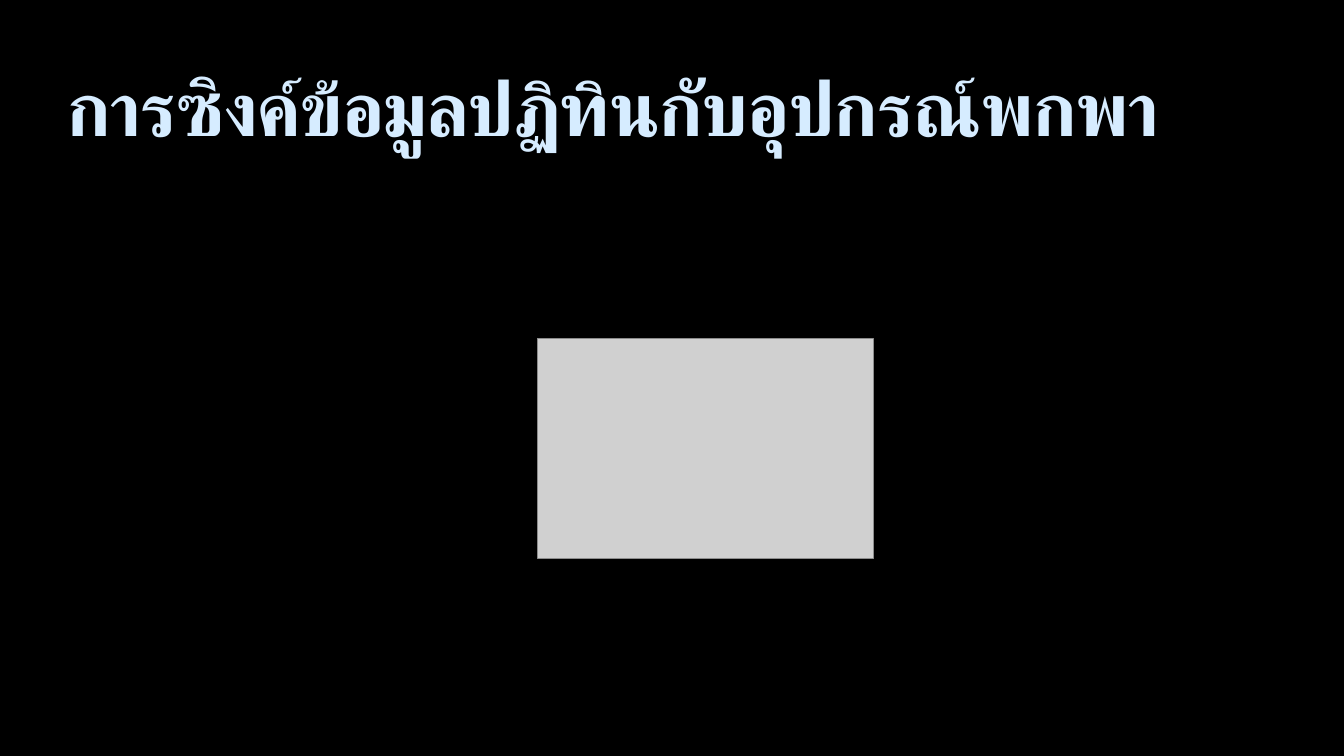
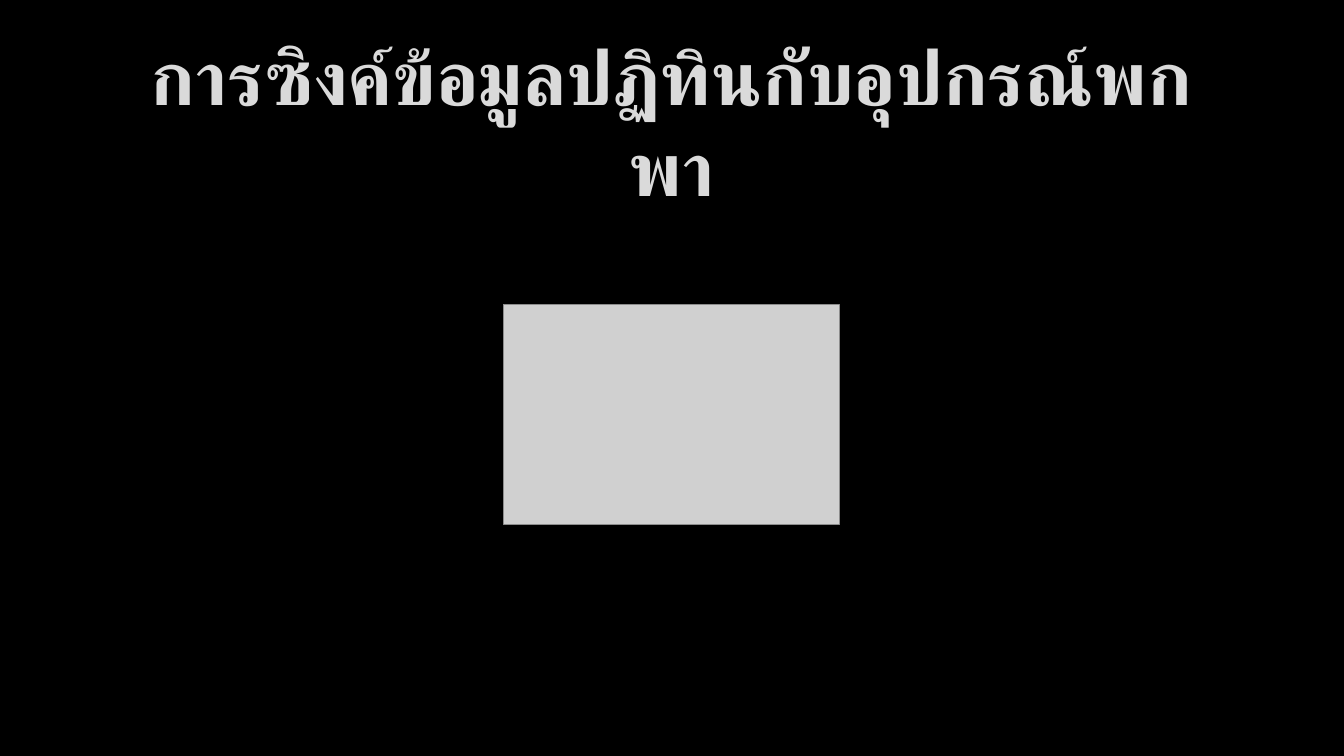
Before and after one commit to bratchasak/gcalendar, a slide deck: slide 19 of Google Calendar.pptx (slide 21 before the commit). Drawn at 1344x756 pixels with LibreOffice and Linux fonts; fonts in the diff are those of the drawing; grey boxes stand for pictures; background and template pictures are left out. Boxes give left, top, right and bottom in pixels: in the first picture for what was removed or moved away, otherwise in the second. Text is boxed around its words. In the diff, an @@ line names an element or a change of style, - is before the commit and + after.

```diff
--- a/Google Calendar.pptx
+++ b/Google Calendar.pptx
@@ title "การซิงค์ข้อมูลปฏิทินกับอุปกรณ์พกพา" moved from (x1=67, y1=78, x2=1160, y2=157) to (x1=151, y1=47, x2=1192, y2=126) @@
@@ title "การซิงค์ข้อมูลปฏิทินกับอุปกรณ์พกพา" at (x1=151, y1=47, x2=1192, y2=126): text colour #D6ECFF to #DADADA, letter spacing -1 to 0 pt, letter outline none to #404040 0.75 pt; alignment left to centre; vertical alignment top to middle @@
@@ picture moved from (x1=537, y1=339, x2=873, y2=559) to (x1=503, y1=306, x2=839, y2=525) @@
```
Also in this commit, not shown: 17 other slides changed, 1 slide added, 6 slides removed, 1 other file.
